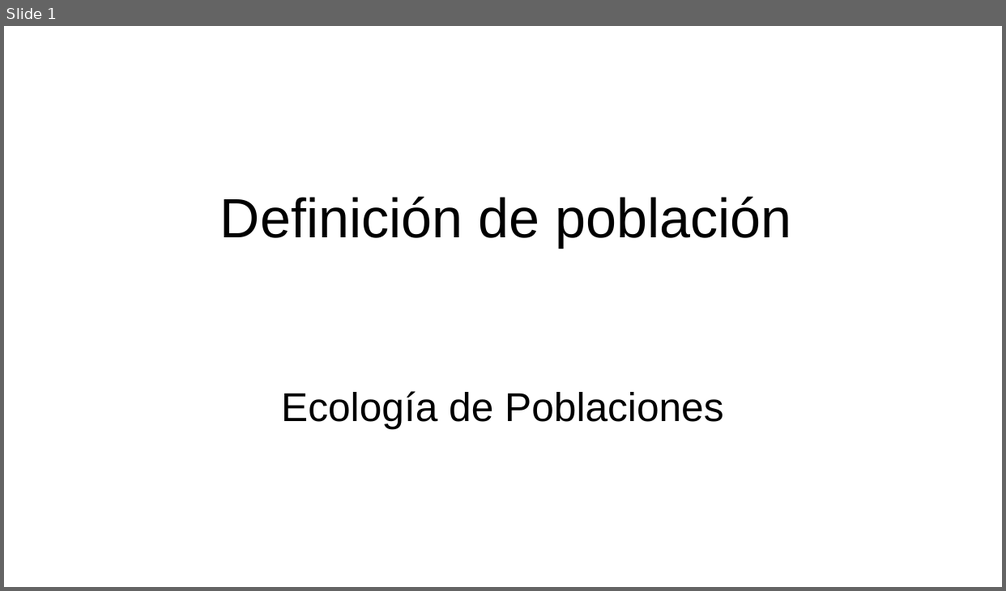
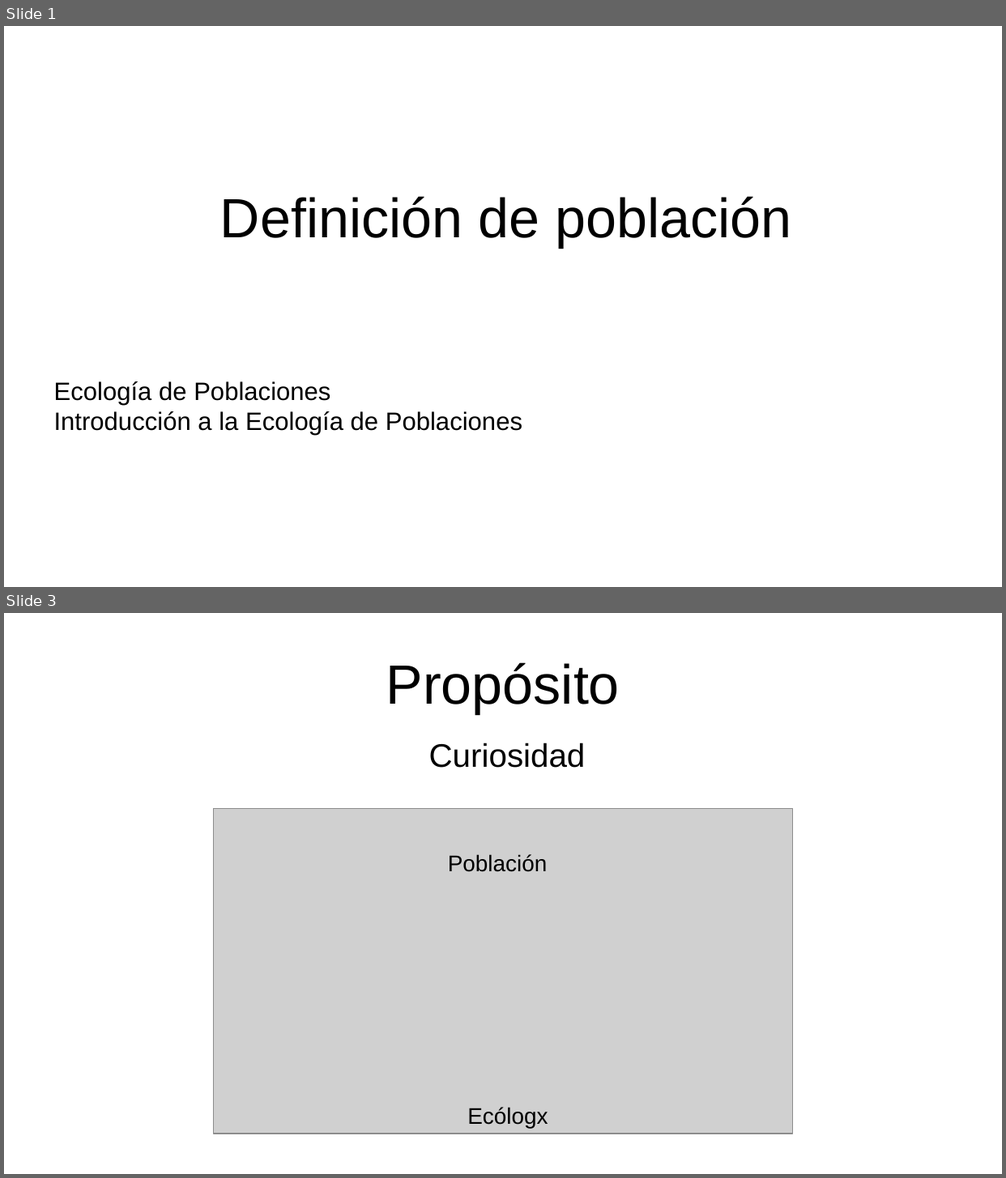
Before and after one commit to gerardommc/Ecologia-poblaciones, a slide deck: Unidad-1/Poblacion.odp. Shown one above the other, each under a label of ours: slide 1 before the commit, slides 1 and 3 after it; the slides between them are not shown. The pictures are 1006x591 and 1006x1178 pixels, drawn with LibreOffice and Linux fonts; fonts in the diff are those of the drawing; grey boxes stand for pictures. Boxes give left, top, right and bottom in pixels: in the first picture for what was removed or moved away, otherwise in the second. Text is boxed around its words. In the diff, an @@ line names an element or a change of style, - is before the commit and + after.

Commit message:
Poblaciones

```diff
--- a/Unidad-1/Poblacion.odp
+++ b/Unidad-1/Poblacion.odp
@@ slide 3 added at [4, 613, 1002, 1174], background #FFFFFF @@
@@ title added at [386, 662, 620, 714], 44 pt, text #000000 @@
+Propósito
@@ text added at [429, 743, 586, 768], 26 pt, text #000000 @@
+Curiosidad
@@ picture added at [213, 808, 792, 1135] @@
@@ text added at [448, 854, 548, 872], 18 pt, text #000000 @@
+Población
@@ text added at [467, 1107, 548, 1128], 18 pt, text #000000 @@
+Ecólogx
@@ slide 1 changed as well @@
@@ subtitle at [54, 382, 330, 406]: size 32 to 20 pt in "Ecología de Poblaciones"; alignment centre to left @@
@@ subtitle at [54, 412, 522, 436]: paragraph added @@
+Introducción a la Ecología de Poblaciones
```
Also in this commit, not shown: 13 other slides added, 1 slide removed, 19 other files.
